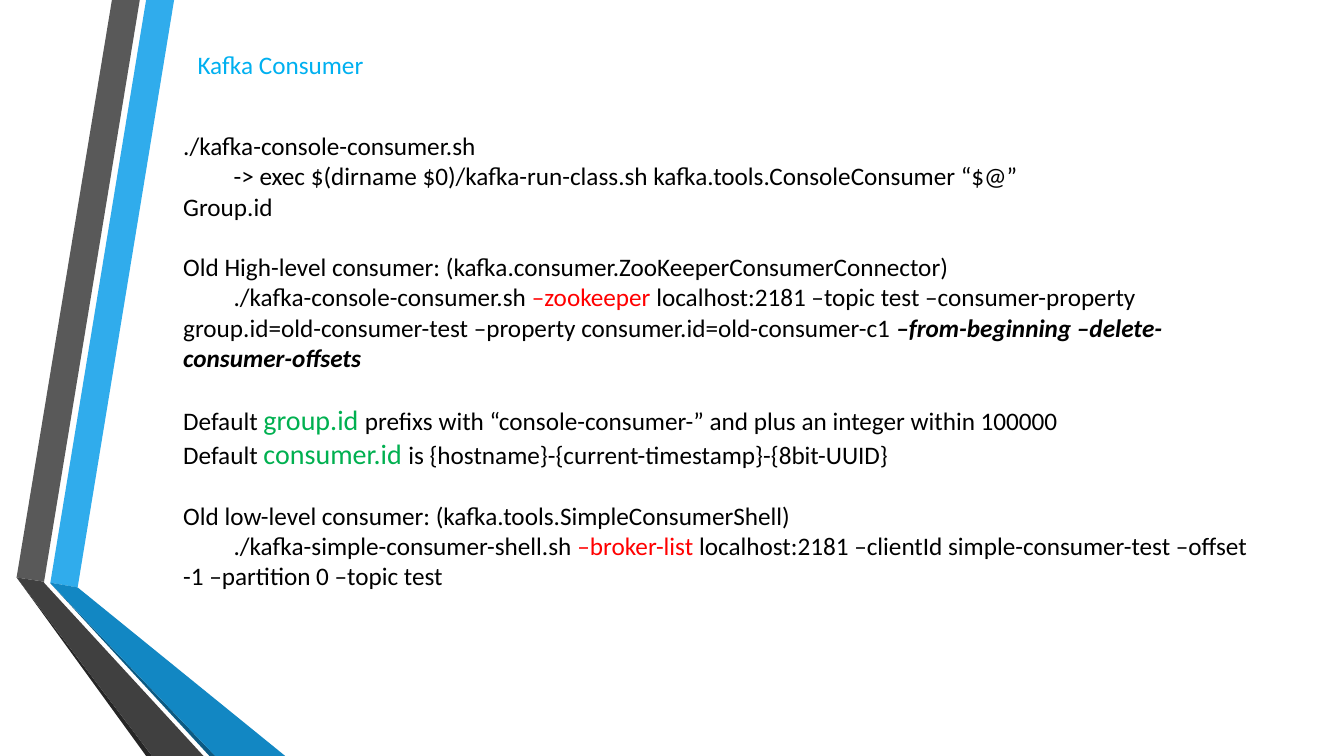
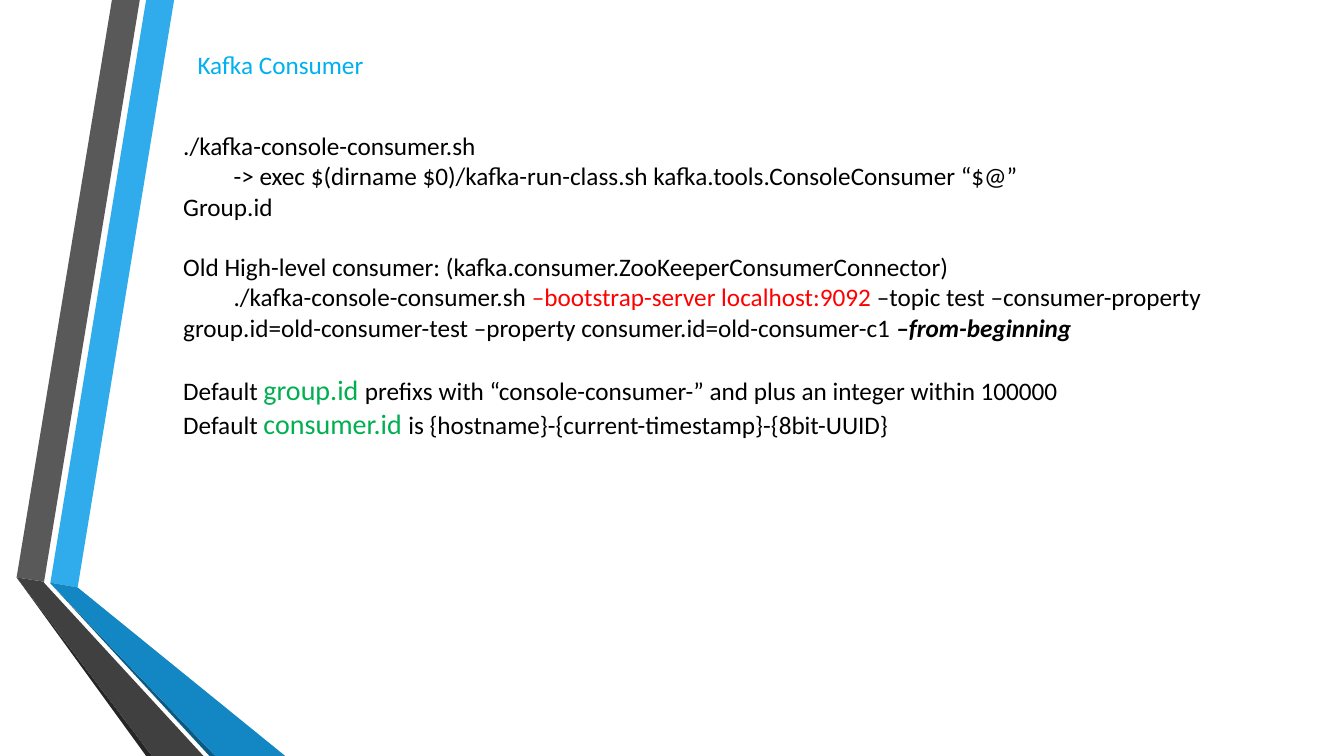
Before and after one commit to RobertLii/Tutorials, a slide deck: slide 51 of Kafka introduction.pptx. Drawn at 1344x756 pixels with LibreOffice and Linux fonts; fonts in the diff are those of the drawing; background and template pictures are left out. Boxes give left, top, right and bottom in pixels: in the first picture for what was removed or moved away, otherwise in the second. Text is boxed around its words. In the diff, an @@ line names an element or a change of style, - is before the commit and + after.

```diff
--- a/Kafka introduction.pptx
+++ b/Kafka introduction.pptx
@@ text at <box>183,288,1201,342</box>: text changed @@
-./kafka-console-consumer.sh –zookeeper localhost:2181 –topic test –consumer-property group.id=old-consumer-test –property consumer.id=old-consumer-c1 –from-beginning –delete-consumer-offsets
+./kafka-console-consumer.sh –bootstrap-server localhost:9092 –topic test –consumer-property group.id=old-consumer-test –property consumer.id=old-consumer-c1 –from-beginning
@@ text at <box>183,506,1247,589</box>: paragraphs removed @@
-Old low-level consumer: (kafka.tools.SimpleConsumerShell)
-./kafka-simple-consumer-shell.sh –broker-list localhost:2181 –clientId simple-consumer-test –offset -1 –partition 0 –topic test
```
Also in this commit, not shown: 4 other slides changed, 25 other files.
